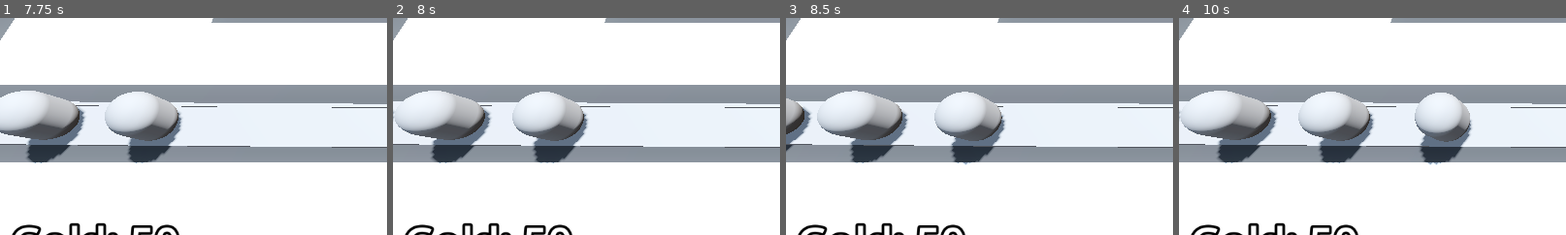
Above: before the commit, frames 1-4 (left to right).
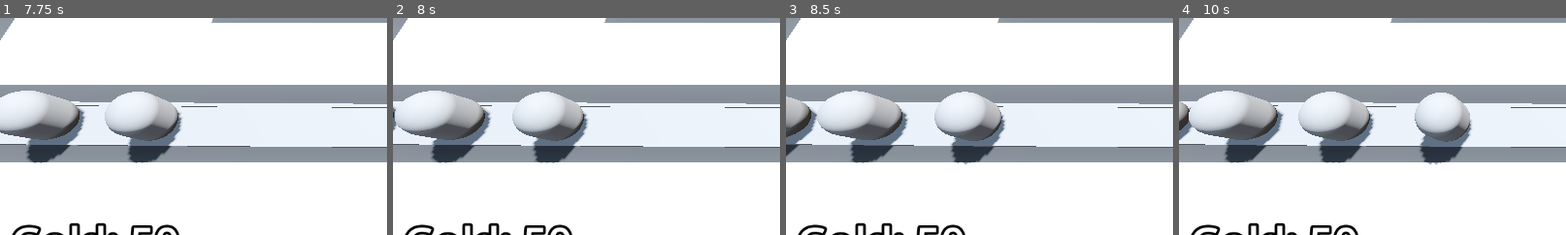
Above: after the commit, the same moments.

Repository: beltranbot/barbarian-blaster
Game: Godot game, scene res://BaseLevel.tscn
Two runs of this game, one before a commit and one after it. Both use one fixed random seed, a clock stepped at 60 frames per second and the inputs below.
Inputs (mouse positions are % of the whole screen's width and height, from its top left):
- Up to frame 1 (7.75 s): tap Enter at 0.5, 2, 3.5 s; move the mouse to (72, 45) at 0.52 s; press the mouse at (72, 45) at 0.53 s; tap Space at 1.25, 2.75 s; move the mouse to (30, 55) at 1.27 s; release the mouse at (30, 55) at 1.28 s; click (30, 55) at 1.35 s; move the mouse to (60, 28) at 2.02 s; press the mouse at (60, 28) at 2.03 s; move the mouse to (45, 70) at 2.77 s; release the mouse at (45, 70) at 2.78 s; click (45, 70) at 2.85 s; move the mouse to (80, 65) at 3.52 s; press the mouse at (80, 65) at 3.53 s; move the mouse to (20, 35) at 4.27 s; release the mouse at (20, 35) at 4.28 s; click (20, 35) at 4.35 s; move the mouse to (55, 50) at 5.02 s; press the mouse at (55, 50) at 5.03 s; move the mouse to (35, 25) at 5.77 s; release the mouse at (35, 25) at 5.78 s; click (35, 25) at 5.85 s; move the mouse to (72, 45) at 6.52 s; press the mouse at (72, 45) at 6.53 s; move the mouse to (30, 55) at 7.27 s; release the mouse at (30, 55) at 7.28 s; click (30, 55) at 7.35 s
- Up to frame 2 (8 s): no input
- Up to frame 3 (8.5 s): move the mouse to (60, 28) at 8.02 s; press the mouse at (60, 28) at 8.03 s
- Up to frame 4 (10 s): move the mouse to (45, 70) at 8.77 s; release the mouse at (45, 70) at 8.78 s; click (45, 70) at 8.85 s; move the mouse to (80, 65) at 9.52 s; press the mouse at (80, 65) at 9.53 s
The pictures show only the part of the screen within x 0-50%, y 39-89%; the shares and areas given below are measured in that part.

Frame 1 is identical in both runs. In frame 2, less than 0.1% of the frame differs, in the area x 0-2%, y 40-53%; in frame 3, 0.9%; in frame 4, 2.3%, in the area x 0-28%, y 33-67%.

Commit message:
3.26 scaling enemy health

Diff:
--- a/BaseLevel.tscn
+++ b/BaseLevel.tscn
@@ -8,6 +8,7 @@
 [ext_resource type="Script" path="res://turrent_manager.gd" id="5_jj6vh"]
 [ext_resource type="PackedScene" uid="uid://cwppyqc45wki7" path="res://Turret/turret.tscn" id="6_4kuqe"]
 [ext_resource type="Script" path="res://bank.gd" id="8_eym5f"]
+[ext_resource type="PackedScene" uid="uid://chofskm4l50r1" path="res://DifficultyManager/difficulty_manager.tscn" id="9_8owoa"]
 
 [sub_resource type="ProceduralSkyMaterial" id="ProceduralSkyMaterial_wnj7i"]
 sky_horizon_color = Color(0.64625, 0.65575, 0.67075, 1)
@@ -63,10 +64,11 @@
 "cells": PackedInt32Array(65535, 65534, 0, 65530, 65535, 0, 4, 65535, 0, 65530, 65534, 0, 65531, 65534, 0, 65532, 65534 …(366 unchanged characters)…
 }
 
-[node name="EnemyPath" type="Path3D" parent="."]
+[node name="EnemyPath" type="Path3D" parent="." node_paths=PackedStringArray("difficulty_manager")]
 curve = SubResource("Curve3D_f6eyc")
 script = ExtResource("3_xwrq2")
 enemy_scene = ExtResource("2_a3eqb")
+difficulty_manager = NodePath("../DifficultyManager")
 
 [node name="Road" type="CSGPolygon3D" parent="EnemyPath"]
 polygon = PackedVector2Array(-1, 0, -1, 0.1, 1, 0.1, 1, 0)
@@ -139,4 +141,6 @@
 text = "placeholder"
 label_settings = SubResource("LabelSettings_ircpx")
 
+[node name="DifficultyManager" parent="." instance=ExtResource("9_8owoa")]
+
 [connection signal="timeout" from="EnemyPath/Timer" to="EnemyPath" method="_on_timer_timeout"]
--- /dev/null
+++ b/DifficultyManager/difficulty_manager.gd
@@ -0,0 +1,18 @@
+extends Node
+
+@export var game_length := 30.0
+@export var spawn_time_curve: Curve
+@onready var timer: Timer = $Timer
+
+func _ready() -> void:
+	timer.start(game_length)
+
+func _process(_delta: float) -> void:
+	print(get_spawn_time())
+
+func game_progress_ratio() -> float:
+	return 1.0 - (timer.time_left / game_length)
+
+
+func get_spawn_time() -> float:
+	return spawn_time_curve.sample(game_progress_ratio())
--- /dev/null
+++ b/DifficultyManager/difficulty_manager.tscn
@@ -0,0 +1,16 @@
+[gd_scene load_steps=3 format=3 uid="uid://chofskm4l50r1"]
+
+[ext_resource type="Script" path="res://DifficultyManager/difficulty_manager.gd" id="1_ug4qm"]
+
+[sub_resource type="Curve" id="Curve_ckvbt"]
+min_value = 0.25
+max_value = 2.0
+_data = [Vector2(0, 2), 0.0, -1.75, 0, 1, Vector2(1, 0.25), -1.75, 0.0, 1, 0]
+point_count = 2
+
+[node name="DifficultyManager" type="Node"]
+script = ExtResource("1_ug4qm")
+spawn_time_curve = SubResource("Curve_ckvbt")
+
+[node name="Timer" type="Timer" parent="."]
+one_shot = true
--- a/Enemy/enemy.tscn
+++ b/Enemy/enemy.tscn
@@ -14,6 +14,21 @@
 radius = 1.0
 height = 3.0
 
+[sub_resource type="Animation" id="Animation_g3d42"]
+length = 0.001
+tracks/0/type = "value"
+tracks/0/imported = false
+tracks/0/enabled = true
+tracks/0/path = NodePath("DamageHighlight:visible")
+tracks/0/interp = 1
+tracks/0/loop_wrap = true
+tracks/0/keys = {
+"times": PackedFloat32Array(0),
+"transitions": PackedFloat32Array(1),
+"update": 1,
+"values": [false]
+}
+
 [sub_resource type="Animation" id="Animation_s3dd5"]
 resource_name = "TakeDamage"
 length = 0.1
@@ -28,21 +43,6 @@
 "transitions": PackedFloat32Array(1, 1),
 "update": 1,
 "values": [true, false]
-}
-
-[sub_resource type="Animation" id="Animation_g3d42"]
-length = 0.001
-tracks/0/type = "value"
-tracks/0/imported = false
-tracks/0/enabled = true
-tracks/0/path = NodePath("DamageHighlight:visible")
-tracks/0/interp = 1
-tracks/0/loop_wrap = true
-tracks/0/keys = {
-"times": PackedFloat32Array(0),
-"transitions": PackedFloat32Array(1),
-"update": 1,
-"values": [false]
 }
 
 [sub_resource type="AnimationLibrary" id="AnimationLibrary_fcd2s"]
--- a/Turret/turret.tscn
+++ b/Turret/turret.tscn
@@ -17,6 +17,21 @@
 [sub_resource type="BoxMesh" id="BoxMesh_3qcfp"]
 size = Vector3(0.394, 0.2, 0.482)
 
+[sub_resource type="Animation" id="Animation_hmxbq"]
+length = 0.001
+tracks/0/type = "value"
+tracks/0/imported = false
+tracks/0/enabled = true
+tracks/0/path = NodePath("TurretBase/TurretTop:position")
+tracks/0/interp = 1
+tracks/0/loop_wrap = true
+tracks/0/keys = {
+"times": PackedFloat32Array(0),
+"transitions": PackedFloat32Array(1),
+"update": 0,
+"values": [Vector3(0, 0.3, 0)]
+}
+
 [sub_resource type="Animation" id="Animation_k0w3p"]
 resource_name = "fire"
 length = 0.3
@@ -31,21 +46,6 @@
 "transitions": PackedFloat32Array(1, 1),
 "update": 0,
 "values": [Vector3(0, 0.3, -0.6), Vector3(0, 0.3, 0)]
-}
-
-[sub_resource type="Animation" id="Animation_hmxbq"]
-length = 0.001
-tracks/0/type = "value"
-tracks/0/imported = false
-tracks/0/enabled = true
-tracks/0/path = NodePath("TurretBase/TurretTop:position")
-tracks/0/interp = 1
-tracks/0/loop_wrap = true
-tracks/0/keys = {
-"times": PackedFloat32Array(0),
-"transitions": PackedFloat32Array(1),
-"update": 0,
-"values": [Vector3(0, 0.3, 0)]
 }
 
 [sub_resource type="AnimationLibrary" id="AnimationLibrary_3t63d"]
--- a/enemy_path.gd
+++ b/enemy_path.gd
@@ -1,11 +1,13 @@
 extends Path3D
 
 @export var enemy_scene: PackedScene
+@export var difficulty_manager: Node
+@onready var timer: Timer = $Timer
 
 func spawn_enemy() -> void:
 	var new_enemy = enemy_scene.instantiate()
 	add_child(new_enemy)
-
+	timer.wait_time = difficulty_manager.get_spawn_time()
 
 func _on_timer_timeout() -> void:
 	spawn_enemy()
Not shown: 1 places in BaseLevel.tscn that only renumber resources
Not shown: 4 places in MeshLibraries/SpaceLibrary.tres that only renumber resources
